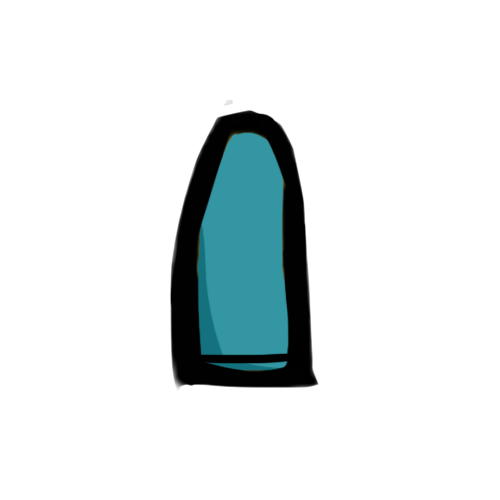
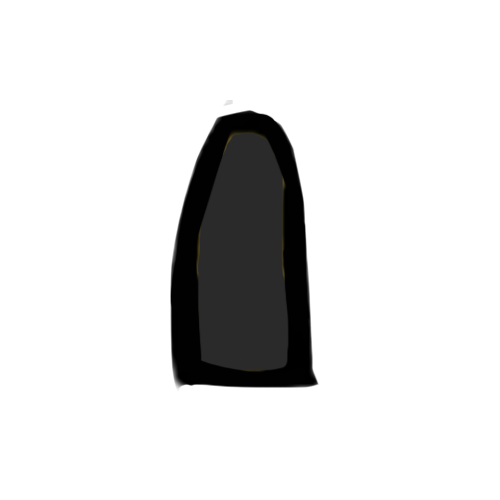
Layered file, before and after one edit (500 x 500). Changes by layer:
added layer "Layer 4" above "Layer 3" over [197, 132, 289, 371]
